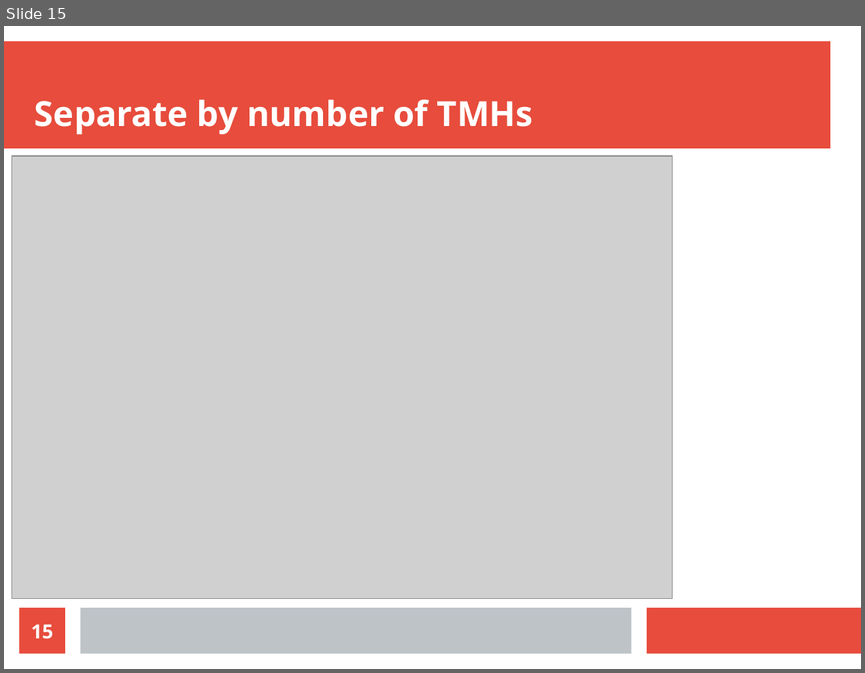
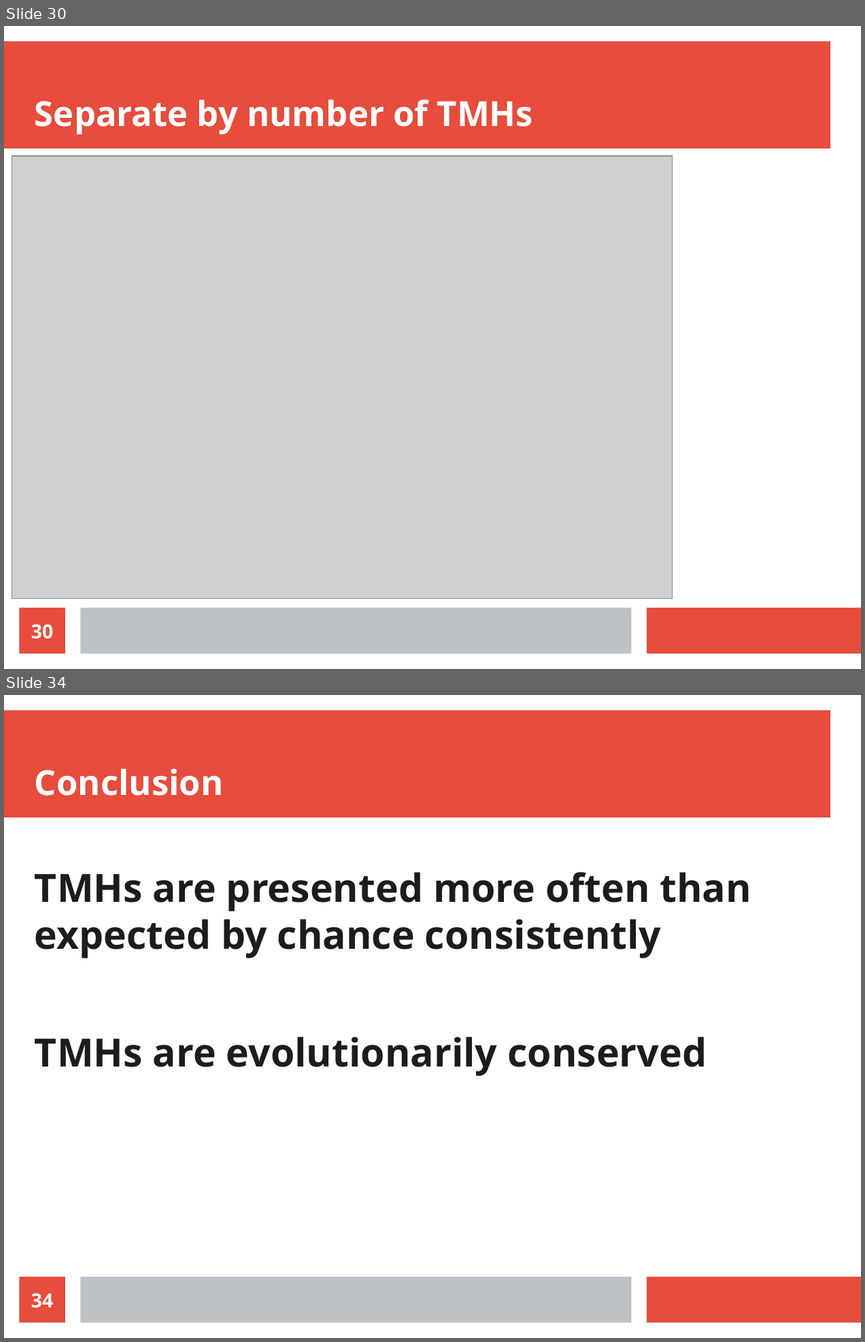
Before and after one commit to richelbilderbeek/molimm_presentation_20210111, a slide deck: molimm_presentation_20210111.odp. Shown one above the other, each under a label of ours: slide 15 before the commit, slides 30 and 34 after it; the slides between them are not shown. The pictures are 865x673 and 865x1342 pixels, drawn with LibreOffice and Linux fonts; fonts in the diff are those of the drawing; grey boxes stand for pictures. Boxes give left, top, right and bottom in pixels: in the first picture for what was removed or moved away, otherwise in the second. Text is boxed around its words. In the diff, an @@ line names an element or a change of style, - is before the commit and + after.

```diff
--- a/molimm_presentation_20210111.odp
+++ b/molimm_presentation_20210111.odp
@@ slide 34 added at (4, 695, 861, 1338), background #FFFFFF; not listed: 3 template elements that a slide beside it also shows @@
@@ title added at (35, 768, 224, 796), 32 pt, text #FFFFFF, bold @@
+Conclusion
@@ text added at (35, 872, 751, 1076), 36 pt, text #1C1C1C, bold @@
+TMHs are presented more often than expected by chance consistently
+TMHs are evolutionarily conserved
@@ page number added at (20, 1276, 65, 1323), fill #E74C3C, 18 pt, text #FFFFFF, bold @@
+34
@@ what was slide 15 is now slide 30 @@
@@ page number at (31, 624, 54, 639): text changed @@
-15
+30
```
Also in this commit, not shown: 3 slides changed, 20 other slides added, 4 slides removed, 12 other files.
